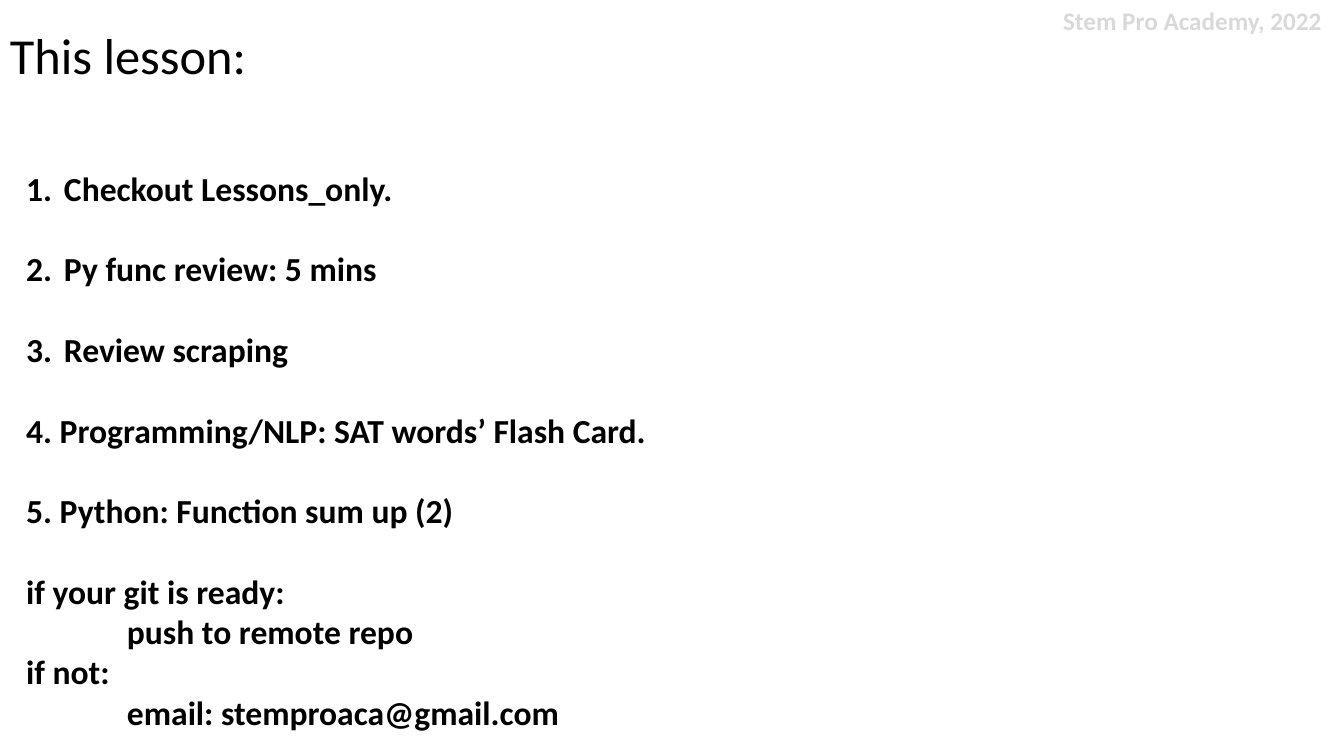
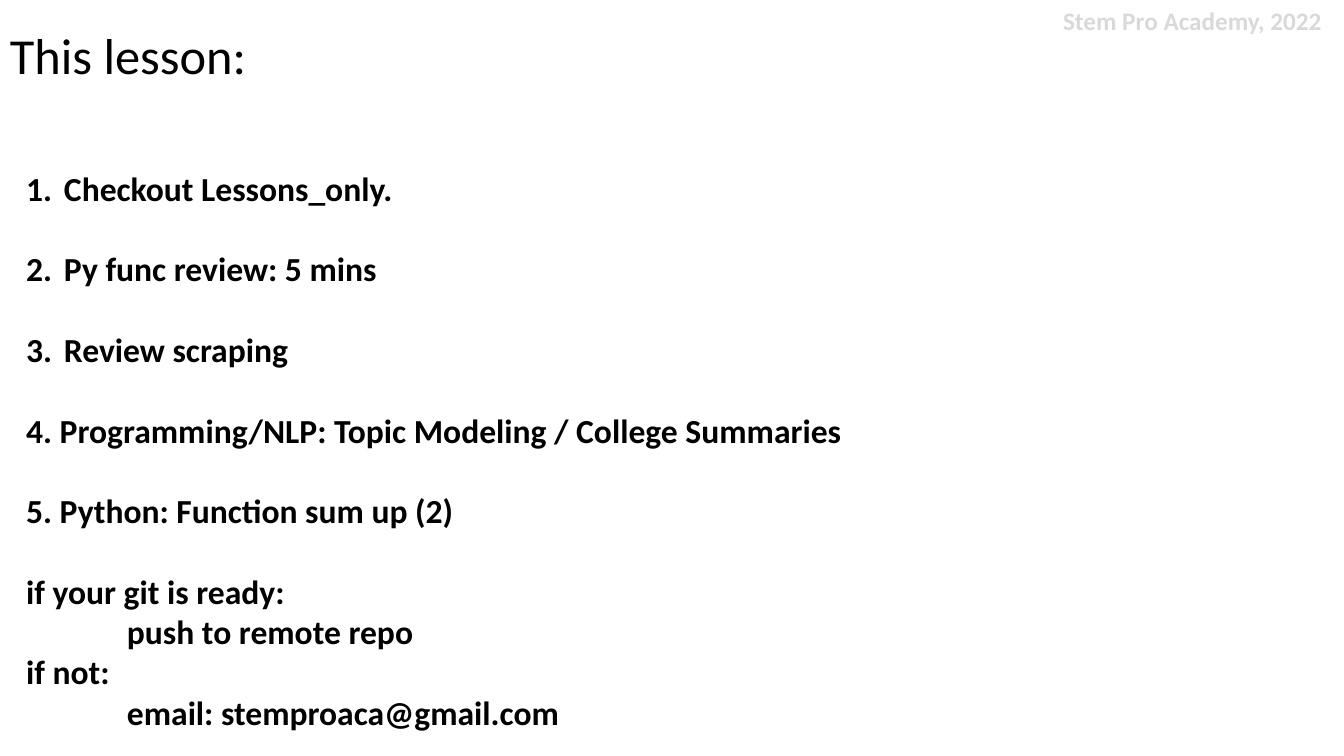
Before and after one commit to stemproaca/dscamp, a slide deck: slide 4 of lessons/sesson08/Session_08.pptx. Drawn at 1344x756 pixels with LibreOffice and Linux fonts; fonts in the diff are those of the drawing. Boxes give left, top, right and bottom in pixels: in the first picture for what was removed or moved away, otherwise in the second. Text is boxed around its words. In the diff, an @@ line names an element or a change of style, - is before the commit and + after.

```diff
--- a/lessons/sesson08/Session_08.pptx
+++ b/lessons/sesson08/Session_08.pptx
@@ text at (26, 419, 841, 449): text changed @@
-4. Programming/NLP: SAT words’ Flash Card.
+4. Programming/NLP: Topic Modeling / College Summaries
```
Also in this commit, not shown: 3 other slides changed, 19 other files.
